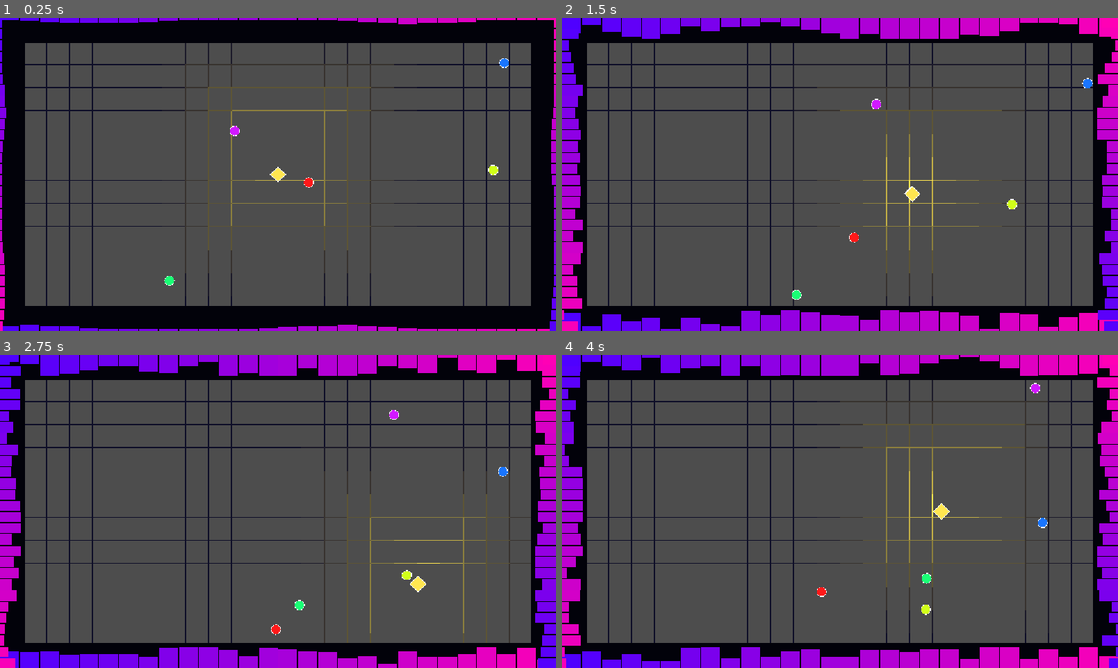
Above: before the commit, frames 1-4 (two rows, left to right).
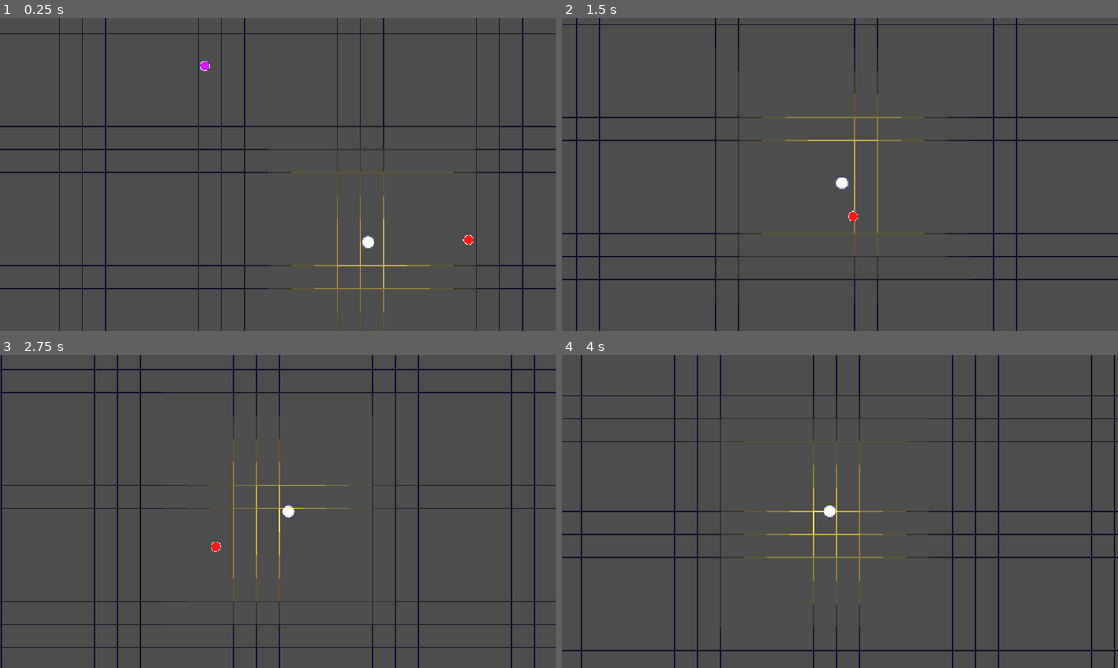
Above: after the commit, the same moments.

Repository: prime399/beatgrid-new
Game: Godot game, scene res://control.tscn
Two runs of this game, one before a commit and one after it. Both use one fixed random seed, a clock stepped at 60 frames per second and the inputs below.
Inputs:
- Up to frame 1 (0.25 s): no input
- Up to frame 2 (1.5 s): hold Right (ui_right) 0.53-1.28 s; hold Down (ui_down) from 1.28 s (still down)
- Up to frame 3 (2.75 s): release Down (ui_down) at 2.03 s; hold Right (ui_right) from 2.03 s (still down)
- Up to frame 4 (4 s): release Right (ui_right) at 2.78 s; hold Up (ui_up) 2.78-3.53 s; hold Left (ui_left) from 3.53 s (still down)

The runs differ from the first frame. In frame 1, 31% of the frame differs, in the area x 0-100%, y 0-100%; in frame 2, 31%; in frame 3, 31%; in frame 4, 31%.

Commit message:
Add Camera2D smoothing and map-based arena bounds

Diff:
--- a/control.tscn
+++ b/control.tscn
@@ -32,6 +32,10 @@
 [node name="Player" type="Node2D" parent="." unique_id=640842919]
 script = ExtResource("4_kbped")
 
+[node name="Camera2D" type="Camera2D" parent="Player"]
+position_smoothing_enabled = true
+position_smoothing_speed = 8.0
+
 [node name="BeatManager" type="Node" parent="." unique_id=210667496]
 script = ExtResource("5_bmgr")
 
--- a/enemies.gd
+++ b/enemies.gd
@@ -3,13 +3,14 @@
 const ENEMY_COUNT = 5
 const SIZE = 10.0
 const ARENA_INSET = 52.0
+const MAP_W = 3200.0
+const MAP_H = 2400.0
 
 var enemies: Array = []
 
 func _ready() -> void:
-	var screen = get_viewport_rect().size
 	var min_pos = Vector2(ARENA_INSET + SIZE * 2, ARENA_INSET + SIZE * 2)
-	var max_pos = screen - min_pos
+	var max_pos = Vector2(MAP_W, MAP_H) - min_pos
 	for i in range(ENEMY_COUNT):
 		enemies.append({
 			"pos": Vector2(
@@ -21,9 +22,8 @@
 		})
 
 func _process(delta: float) -> void:
-	var screen = get_viewport_rect().size
 	var lo = Vector2(ARENA_INSET + SIZE, ARENA_INSET + SIZE)
-	var hi = screen - lo
+	var hi = Vector2(MAP_W - ARENA_INSET - SIZE, MAP_H - ARENA_INSET - SIZE)
 
 	for e in enemies:
 		e.pos += e.vel * delta
--- a/grid.gd
+++ b/grid.gd
@@ -2,18 +2,18 @@
 extends Node2D
 
 const CELL_SIZE      = 48
-const BASE_COLOR     = Color(0.055, 0.055, 0.157, 1.0)   # dim indigo
-const GLOW_COLOR     = Color(1.0, 0.902, 0.314, 1.0)     # warm yellow
-const INFLUENCE_CELLS = 6   # how many cells the player affects
+const BASE_COLOR     = Color(0.055, 0.055, 0.157, 1.0)
+const GLOW_COLOR     = Color(1.0, 0.902, 0.314, 1.0)
+const INFLUENCE_CELLS = 6
+const MAP_W          = 3200.0
+const MAP_H          = 2400.0
 
-var player_pos : Vector2 = Vector2(-9999, -9999)  # updated externally
+var player_pos : Vector2 = Vector2(-9999, -9999)
 
 func _draw():
-	var screen  = get_viewport_rect().size
-	var cols    = int(screen.x / CELL_SIZE) + 2
-	var rows    = int(screen.y / CELL_SIZE) + 2
+	var cols = int(MAP_W / CELL_SIZE) + 1
+	var rows = int(MAP_H / CELL_SIZE) + 1
 
-	# --- vertical lines ---
 	for c in range(cols):
 		var x = c * CELL_SIZE
 		for r in range(rows - 1):
@@ -23,7 +23,6 @@
 			draw_line(Vector2(x, y_start), Vector2(x, y_end),
 					  _get_line_color(mid), 1.0)
 
-	# --- horizontal lines ---
 	for r in range(rows):
 		var y = r * CELL_SIZE
 		for c in range(cols - 1):
@@ -37,13 +36,13 @@
 	var player_cell = (player_pos / CELL_SIZE).floor()
 	var seg_cell    = (segment_mid / CELL_SIZE).floor()
 	var dist        = max(abs(seg_cell.x - player_cell.x),
-						  abs(seg_cell.y - player_cell.y))  # Chebyshev
+						  abs(seg_cell.y - player_cell.y))
 	if dist >= INFLUENCE_CELLS:
 		return BASE_COLOR
 	var t = 1.0 - (float(dist) / INFLUENCE_CELLS)
-	t     = pow(t, 1.6)   # smooth falloff curve
+	t     = pow(t, 1.6)
 	return BASE_COLOR.lerp(GLOW_COLOR, t)
 
 func update_player_pos(pos: Vector2):
 	player_pos = pos
-	queue_redraw()   # redraw grid every frame player moves
+	queue_redraw()
--- a/player.gd
+++ b/player.gd
@@ -1,14 +1,13 @@
 extends Node2D
 
 const SPEED = 200.0
-const SIZE = 16.0
+const RADIUS = 12.0
 const ARENA_INSET = 52.0
-
-var color := Color(1.0, 0.902, 0.314)
+const MAP_W = 3200.0
+const MAP_H = 2400.0
 
 func _ready() -> void:
-	var screen = get_viewport_rect().size
-	position = screen / 2.0
+	position = Vector2(MAP_W / 2.0, MAP_H / 2.0)
 
 func _process(delta: float) -> void:
 	var dir := Vector2.ZERO
@@ -24,19 +23,12 @@
 	if dir != Vector2.ZERO:
 		position += dir.normalized() * SPEED * delta
 
-	var screen = get_viewport_rect().size
-	position.x = clamp(position.x, ARENA_INSET + SIZE, screen.x - ARENA_INSET - SIZE)
-	position.y = clamp(position.y, ARENA_INSET + SIZE, screen.y - ARENA_INSET - SIZE)
+	position.x = clamp(position.x, ARENA_INSET + RADIUS, MAP_W - ARENA_INSET - RADIUS)
+	position.y = clamp(position.y, ARENA_INSET + RADIUS, MAP_H - ARENA_INSET - RADIUS)
 
 	get_node("../Grid").update_player_pos(position)
 	queue_redraw()
 
 func _draw() -> void:
-	var points := PackedVector2Array([
-		Vector2(0, -SIZE),
-		Vector2(SIZE, 0),
-		Vector2(0, SIZE),
-		Vector2(-SIZE, 0),
-	])
-	draw_colored_polygon(points, color)
-	draw_polyline(points + PackedVector2Array([points[0]]), Color.WHITE, 1.5)
+	draw_circle(Vector2.ZERO, RADIUS, Color.WHITE)
+	draw_arc(Vector2.ZERO, RADIUS, 0, TAU, 32, Color(0.7, 0.7, 1.0), 1.5)
--- a/sound_bars.gd
+++ b/sound_bars.gd
@@ -7,13 +7,14 @@
 const MIN_H         = 4
 const BAR_GAP       = 2
 const LERP_SPEED    = 0.18
+const MAP_W         = 3200.0
+const MAP_H         = 2400.0
 
-# Colors per side [from_color, to_color]
 const SIDE_COLORS = [
 	[Color(0.31, 0.0, 1.0), Color(1.0, 0.0, 0.71)],   # bottom
 	[Color(0.31, 0.0, 1.0), Color(1.0, 0.0, 0.71)],   # top
 	[Color(0.31, 0.0, 1.0), Color(1.0, 0.0, 0.71)],   # left
-	[Color(1.0, 0.0, 0.71), Color(0.31, 0.0, 1.0)],   # right (mirrored)
+	[Color(1.0, 0.0, 0.71), Color(0.31, 0.0, 1.0)],   # right
 ]
 
 var current_heights : Array = []
@@ -21,15 +22,12 @@
 var time_elapsed    : float = 0.0
 
 func _ready():
-	# 4 sides × BAR_COUNT bars each
 	for _i in range(4 * BAR_COUNT):
 		current_heights.append(MIN_H)
 		target_heights.append(MIN_H)
 
 func on_beat():
-	# Called externally by your beat/rhythm manager on each beat
 	for i in range(4 * BAR_COUNT):
-		# gaussian-ish weighting — center bars taller
 		var center_bias = 1.0 - abs((i % BAR_COUNT) - BAR_COUNT / 2.0) / (BAR_COUNT / 2.0)
 		var base_h      = randf_range(MIN_H, MAX_H)
 		target_heights[i] = clamp(base_h + center_bias * 12.0, MIN_H, MAX_H)
@@ -49,26 +47,20 @@
 		queue_redraw()
 
 func _draw():
-	var W  = get_viewport_rect().size.x
-	var H  = get_viewport_rect().size.y
+	var W = MAP_W
+	var H = MAP_H
 	var bar_w = (W - BAR_GAP * (BAR_COUNT - 1)) / BAR_COUNT
 
-	# Dark strip backgrounds
 	draw_rect(Rect2(0, H - STRIP_SIZE, W, STRIP_SIZE), Color(0.008, 0.008, 0.04))
 	draw_rect(Rect2(0, 0, W, STRIP_SIZE),              Color(0.008, 0.008, 0.04))
 	draw_rect(Rect2(0, 0, STRIP_SIZE, H),              Color(0.008, 0.008, 0.04))
 	draw_rect(Rect2(W - STRIP_SIZE, 0, STRIP_SIZE, H), Color(0.008, 0.008, 0.04))
 
-	# BOTTOM bars (grow upward)
 	_draw_bars_horizontal(0, W, H, bar_w, false, 0)
-	# TOP bars (grow downward)
 	_draw_bars_horizontal(BAR_COUNT, W, H, bar_w, true, 1)
-	# LEFT bars (grow rightward)
 	_draw_bars_vertical(2 * BAR_COUNT, W, H, bar_w, false, 2)
-	# RIGHT bars (grow leftward)
 	_draw_bars_vertical(3 * BAR_COUNT, W, H, bar_w, true, 3)
 
-	# Arena border lines (drawn last, on top)
 	var lc = Color(0.157, 0.157, 0.392)
 	draw_line(Vector2(STRIP_SIZE, STRIP_SIZE),
 			  Vector2(W - STRIP_SIZE, STRIP_SIZE), lc, 1.0)
Not shown: 1 places in control.tscn that only renumber resources
